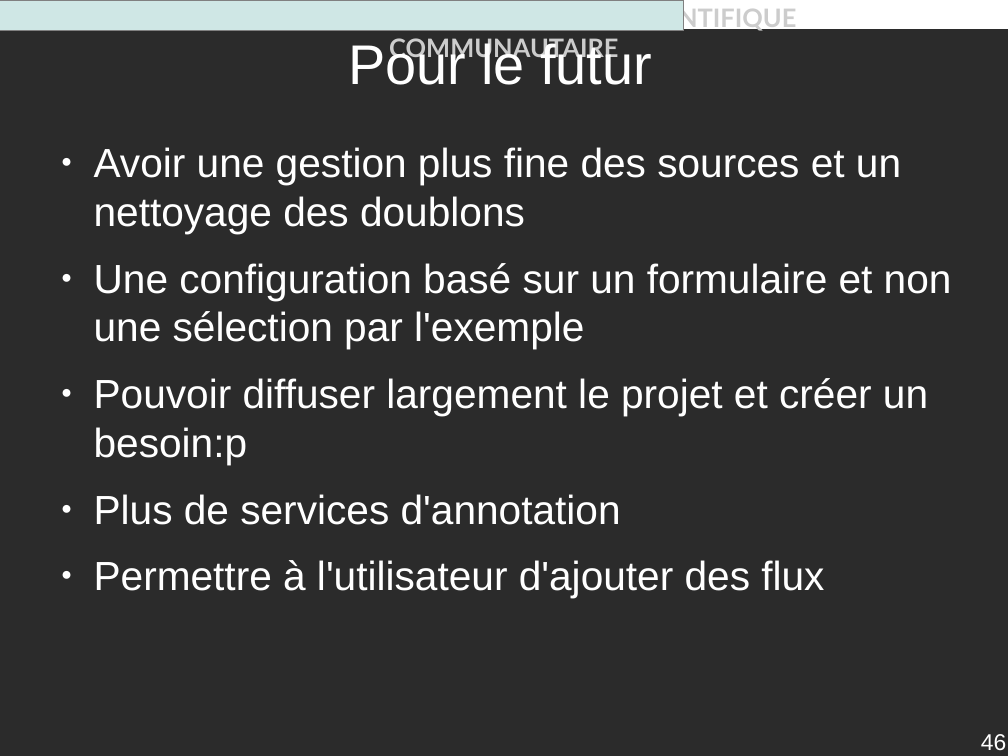
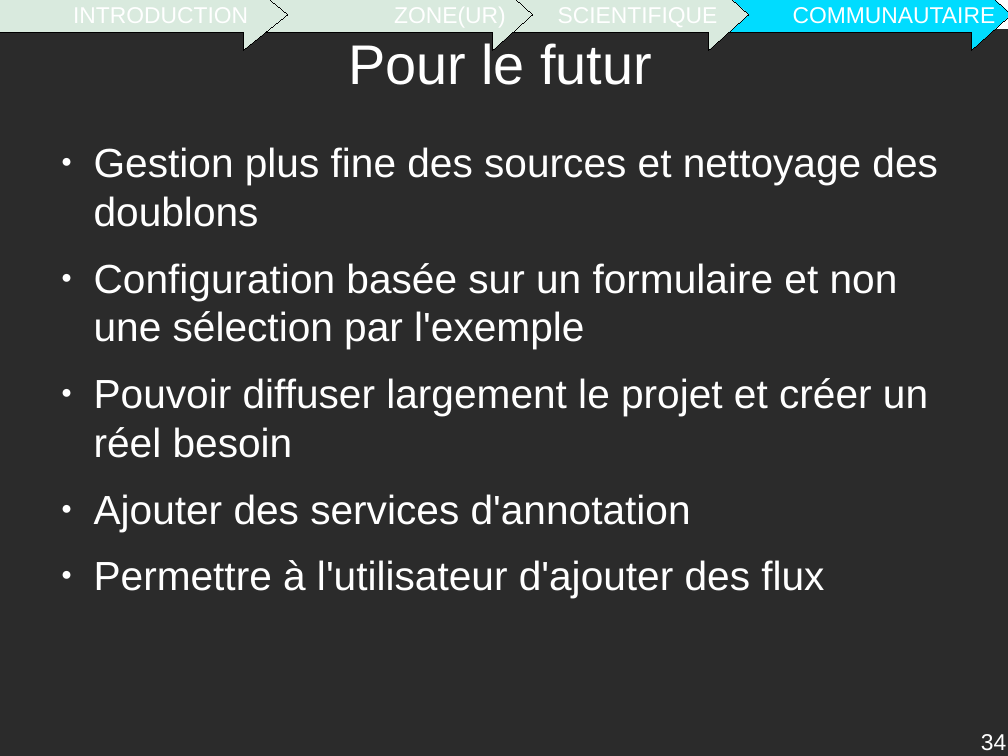
Before and after one commit to descl/ZONE, a slide deck: slide 34 of Rapport/presentation.odp (slide 46 before the commit). Drawn at 1008x756 pixels with LibreOffice and Linux fonts; fonts in the diff are those of the drawing; background and template pictures are left out; a plain dark background stands for a picture behind light text. Boxes give left, top, right and bottom in pixels: in the first picture for what was removed or moved away, otherwise in the second. Text is boxed around its words. In the diff, an @@ line names an element or a change of style, - is before the commit and + after.

```diff
--- a/Rapport/presentation.odp
+++ b/Rapport/presentation.odp
@@ text "INTRODUCTION ZONE(UR) SCIENTIFIQUE COMMUNAUTAIRE" rewrapped from <box>124,5,796,63</box> to <box>768,7,997,32</box> @@
@@ rectangle removed at <box>0,0,684,30</box> @@
@@ right arrow added at <box>0,0,288,50</box>, fill #D9EADE, outline #000000 0 pt, 18 pt, text #FFFFFF @@
+INTRODUCTION
@@ right arrow added at <box>249,0,533,50</box>, fill #D9EADE, outline #000000 0 pt, 18 pt, text #FFFFFF @@
+ZONE(UR)
@@ right arrow added at <box>465,0,749,50</box>, fill #D9EADE, outline #000000 0 pt, 18 pt, text #FFFFFF @@
+SCIENTIFIQUE
@@ right arrow added at <box>727,0,1008,50</box>, fill #00DCFF, outline #000000 0 pt, 18 pt, text #FFFFFF @@
+COMMUNAUTAIRE
@@ text at <box>94,147,938,531</box>: text changed @@
-● Avoir une gestion plus fine des sources et un nettoyage des doublons
-● Une configuration basé sur un formulaire et non une sélection par l'exemple
-● Pouvoir diffuser largement le projet et créer un besoin:p
-● Plus de services d'annotation
+● Gestion plus fine des sources et nettoyage des doublons
+● Configuration basée sur un formulaire et non une sélection par l'exemple
+● Pouvoir diffuser largement le projet et créer un réel besoin
+● Ajouter des services d'annotation
@@ page number at <box>981,734,1006,751</box>: text changed @@
-46
+34
```
Also in this commit, not shown: 27 other slides changed, 8 slides added, 20 slides removed.
